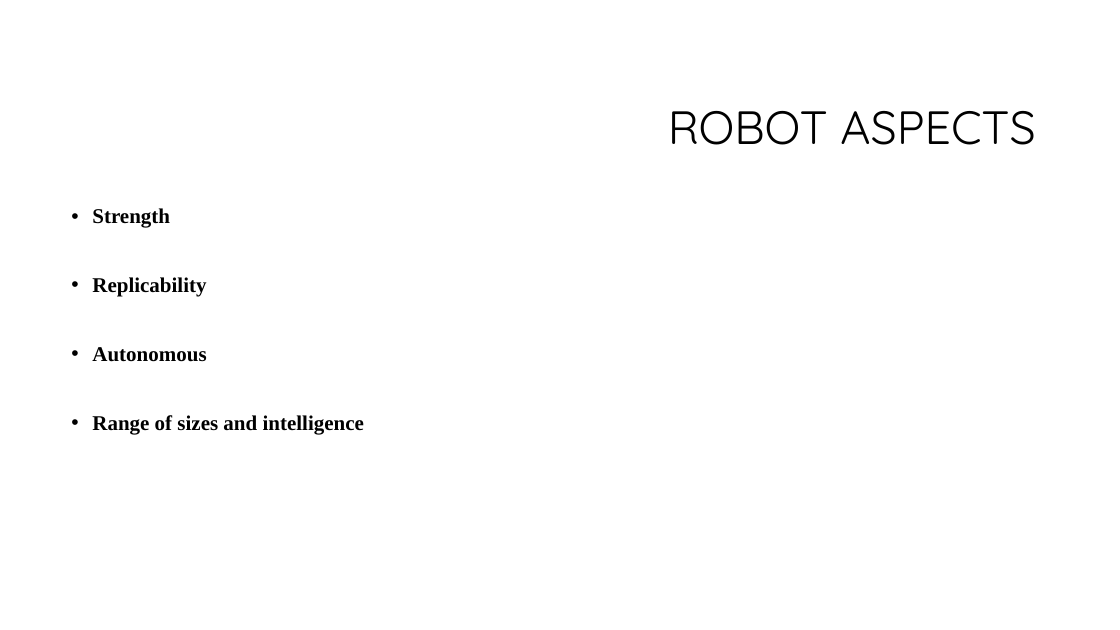
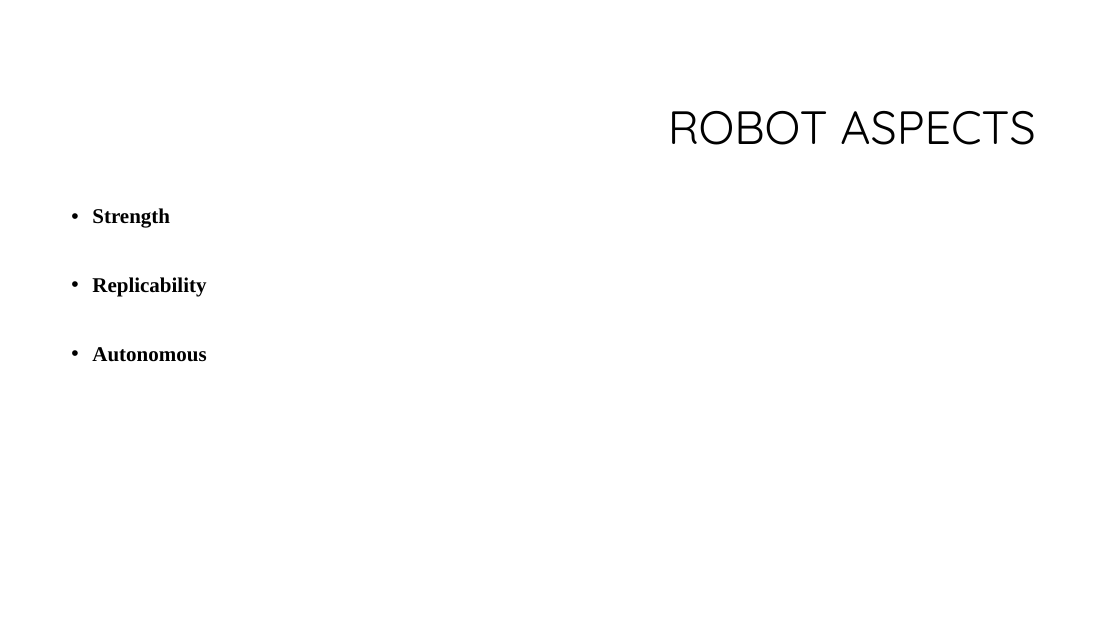
Before and after one commit to khalilAlsulaimani/Computers-And-Society-Project, a slide deck: slide 4 of Research Presntation.pptx. Drawn at 1120x630 pixels with LibreOffice and Linux fonts; fonts in the diff are those of the drawing; background and template pictures are left out. Boxes give left, top, right and bottom in pixels: in the first picture for what was removed or moved away, otherwise in the second. Text is boxed around its words. In the diff, an @@ line names an element or a change of style, - is before the commit and + after.

```diff
--- a/Research Presntation.pptx
+++ b/Research Presntation.pptx
@@ text at (92, 415, 364, 434): paragraph removed @@
-• Range of sizes and intelligence
```
Also in this commit, not shown: 2 other slides changed, 1 other file.
